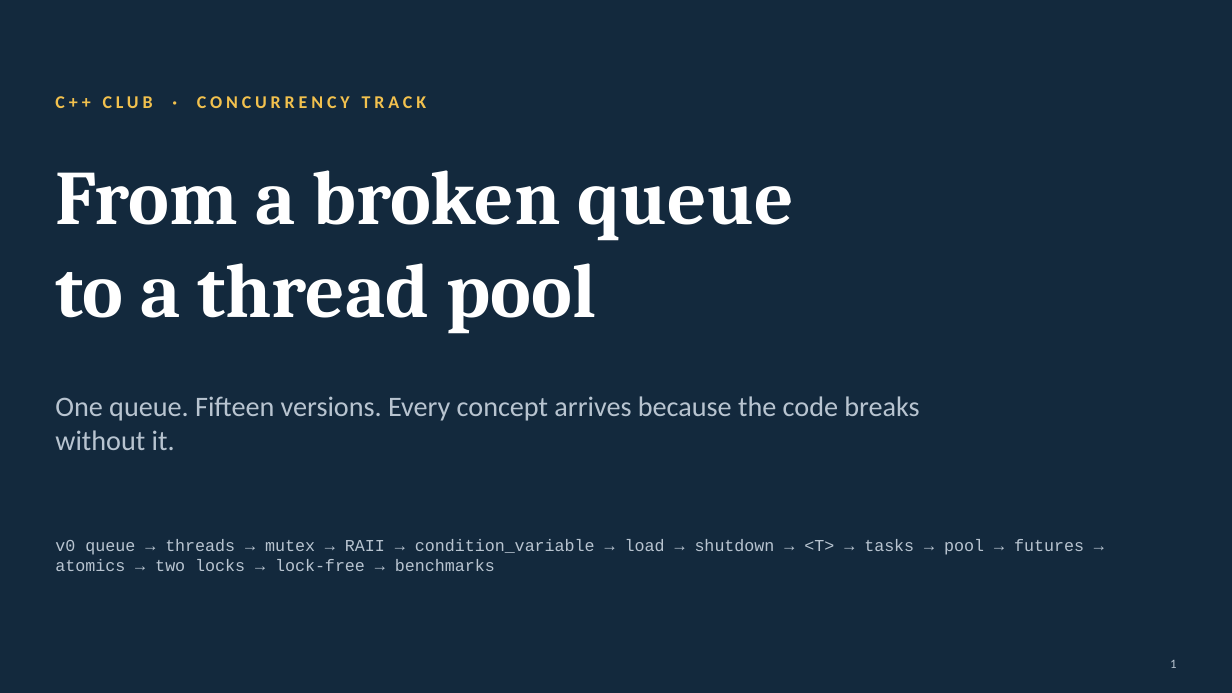
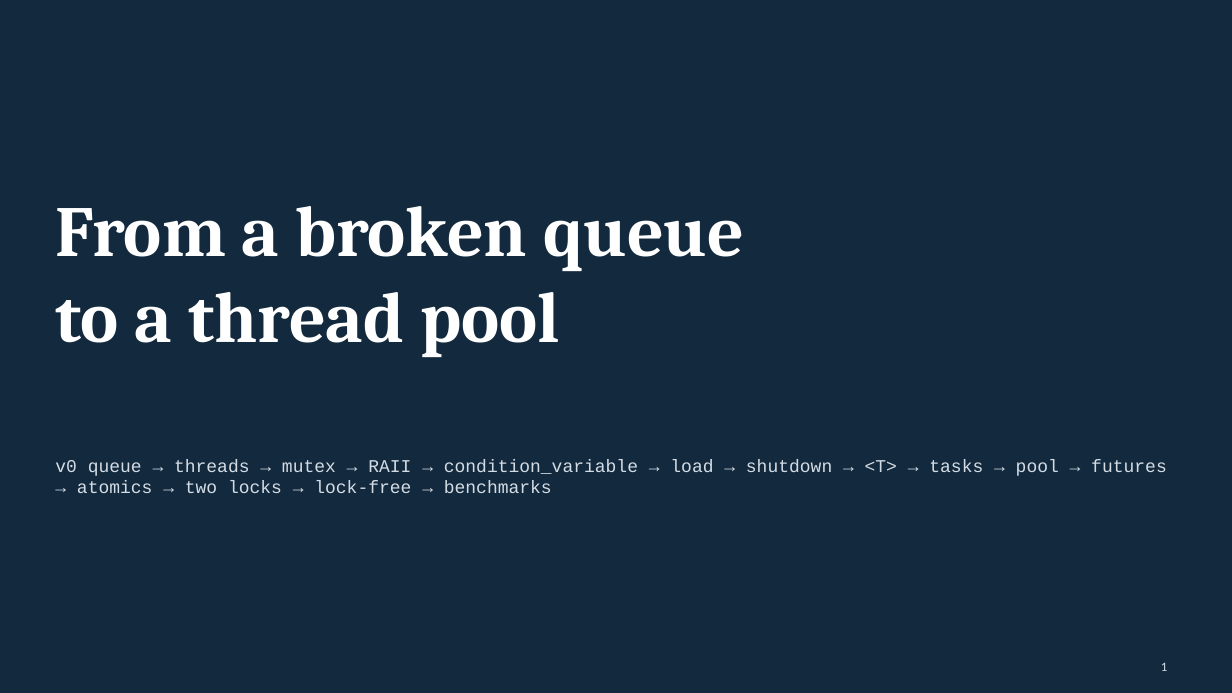
Before and after one commit to Kumarutkarsh9470/Project, a slide deck: slide 1 of Queue_Course.pptx. Drawn at 1232x693 pixels with LibreOffice and Linux fonts; fonts in the diff are those of the drawing. Boxes give left, top, right and bottom in pixels: in the first picture for what was removed or moved away, otherwise in the second. Text is boxed around its words. In the diff, an @@ line names an element or a change of style, - is before the commit and + after.

```diff
--- a/Queue_Course.pptx
+++ b/Queue_Course.pptx
@@ text removed at (55, 96, 427, 108) @@
-C++ CLUB · CONCURRENCY TRACK
@@ text "From a broken queue": place and size @@
-text "From a broken queue" at (55, 170, 794, 333)
+text "From a broken queue" at (55, 206, 744, 357)
@@ text "From a broken queue" at (55, 206, 744, 357): size 60 to 56 pt @@
@@ text removed at (55, 396, 919, 450) @@
-One queue. Fifteen versions. Every concept arrives because the code breaks without it.
@@ text "v0 queue → threads → ...": place and size @@
-text "v0 queue → threads → ..." at (55, 539, 1084, 571)
+text "v0 queue → threads → ..." at (55, 459, 1167, 493)
@@ text "v0 queue → threads → ..." at (55, 459, 1167, 493): size 13 to 14 pt, text colour #B8C4D0 to #D3DCE5 @@
@@ page number: place and size @@
-page number at (1170, 660, 1176, 668)
+page number at (1161, 662, 1167, 671)
@@ page number at (1161, 662, 1167, 671): text colour #B8C4D0 to #D3DCE5 @@
```
Also in this commit, not shown: 83 other slides changed, 7 slides added, 71 slides removed, 1 other file.
